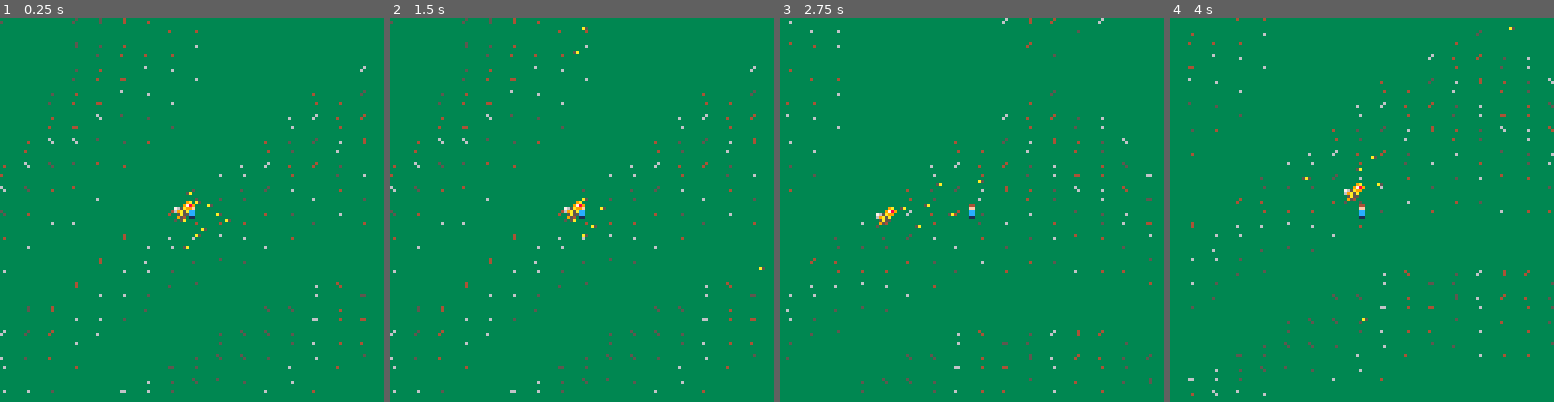
Above: before the commit, frames 1-4 (left to right).
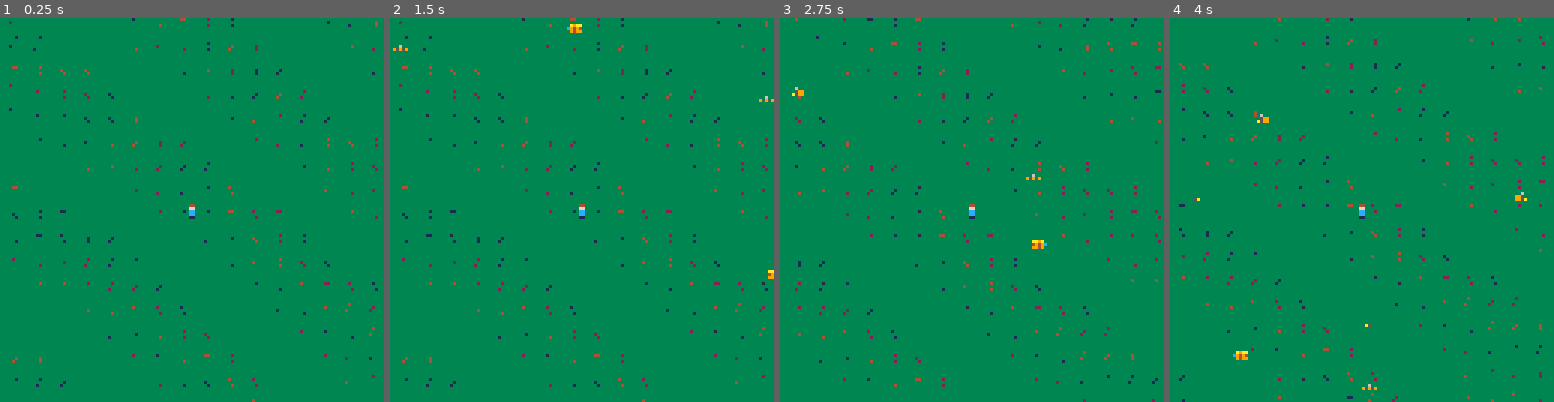
Above: after the commit, the same moments.

Repository: darabos/pico-8-projects
Game: PICO-8 cartridge buzz-survivor.p8
The game is run twice, just before and just after one commit, with the same random seed, the same clock (stepped at 60 frames per second) and the same inputs.
Inputs:
- Up to frame 1 (0.25 s): no input
- Up to frame 2 (1.5 s): no input
- Up to frame 3 (2.75 s): hold Right 1.6-2.1 s; hold Up 2.15-2.42 s; hold Right from 2.47 s (still down)
- Up to frame 4 (4 s): release Right at 3.03 s; hold Left 3.08-3.58 s; hold Down 3.63-3.97 s

The runs differ from the first frame. In frame 1, 3.2% of the frame differs, in the area x 0-99%, y 0-100%; in frame 2, 3.4%; in frame 3, 3.3%; in frame 4, 3.5%, in the area x 2-100%, y 0-100%.

Commit message:
Enemy generation.

Diff:
--- a/buzz-survivor.p8
+++ b/buzz-survivor.p8
@@ -1,17 +1,16 @@
 pico-8 cartridge // http://www.pico-8.com
 version 35
 __lua__
-p={
- x=0,y=0,
- spd=2,
-}
-enemies={}
-for i=1,10 do
- add(enemies,
-  {spr=2,x=rnd(10),y=rnd(10),flip=false})
+function _init()
+	p={
+	 x=rnd(10000),y=rnd(10000),
+	 spd=1,
+	}
+	enemies={}
+	for i=1,10 do
+	 add(enemies,newenemy())
+	end
 end
-add(enemies,
- {spr=3,x=rnd(10),y=rnd(10),flip=false})
 function _draw()
  camera()
  local sx=p.x%8
@@ -23,11 +22,12 @@
   for y=-1,16 do
    local c=flr(
     sin(0.03*(fx+x))*2^2+
-    cos(0.04*(fy+y))*2^2)%3+4
+    cos(0.04*(fy+y))*2^2)%3+1
+   if c==3 then c=4 end
    local d=flr(
     sin(0.015*(fx+x))*2^2+
-    cos(0.02*(fy+y))*2^2)%3+4
-   for z=1,d-4 do
+    cos(0.02*(fy+y))*2^2)%3
+   for z=1,d do
     local r=(fx+x+fy+y+z+c)^2
     pset(
      x*8-sx+r%3,y*8-sy+r%5,c)
@@ -46,7 +46,7 @@
  if btn(⬆️) then p.y-=p.spd end
  if btn(⬇️) then p.y+=p.spd end
  foreach(enemies,function(e)
-  local spd=1
+  local spd=1/2
   local dx=p.x-e.x
   local dy=p.y-e.y
   if abs(dx)+abs(dy)>200 then
@@ -69,12 +69,15 @@
 	  end
   end)
   if rnd(100)<1 then
-   e.x,e.y=spawn()
+   del(enemies,e)
   end
  end)
+ if rnd(100)<20 then
+  add(enemies,newenemy())
+ end
 end
 
-function spawn()
+function spawnpos()
  local x=0
  local y=0
  while abs(x)<80 and abs(y)<80 do
@@ -83,11 +86,18 @@
  end
  return p.x+x,p.y+y
 end
+
+function newenemy()
+ local x,y=spawnpos()
+ local e={x=x,y=y}
+ e.spr=rnd(4)+2
+ return e
+end
 __gfx__
-00000000000000000000000000009a00000000000000000000000000000000000000000000000000000000000000000000000000000000000000000000000000
-00000000000000000000000000097890000000000000000000000000000000000000000000000000000000000000000000000000000000000000000000000000
-007007000004400000000000765a9900000000000000000000000000000000000000000000000000000000000000000000000000000000000000000000000000
-00077000000ff0000000000069a5a000000000000000000000000000000000000000000000000000000000000000000000000000000000000000000000000000
-00077000000cc0000005a00005a55000000000000000000000000000000000000000000000000000000000000000000000000000000000000000000000000000
-00700700000cc0000000000009540000000000000000000000000000000000000000000000000000000000000000000000000000000000000000000000000000
-00000000000110000000000050000000000000000000000000000000000000000000000000000000000000000000000000000000000000000000000000000000
+00000000000000000000000000000000000000000000000000000000000000000000000000009a00000000000000000000000000000000000000000000000000
+00000000000000000000000000000000000000000000000000000000000000000000000000097890000000000000000000000000000000000000000000000000
+007007000004400000000000000000000006000000a9aa00000000000000000000000000765a9900000000000000000000000000000000000000000000000000
+00077000000ff0000000000000060000000599000c94940000000000000000000000000069a5a000000000000000000000000000000000000000000000000000
+00077000000cc0000005a0000959590000a599000094990000000000000000000000000005a55000000000000000000000000000000000000000000000000000
+00700700000cc0000000000000000000000000000000000000000000000000000000000009540000000000000000000000000000000000000000000000000000
+00000000000110000000000000000000000000000000000000000000000000000000000050000000000000000000000000000000000000000000000000000000
